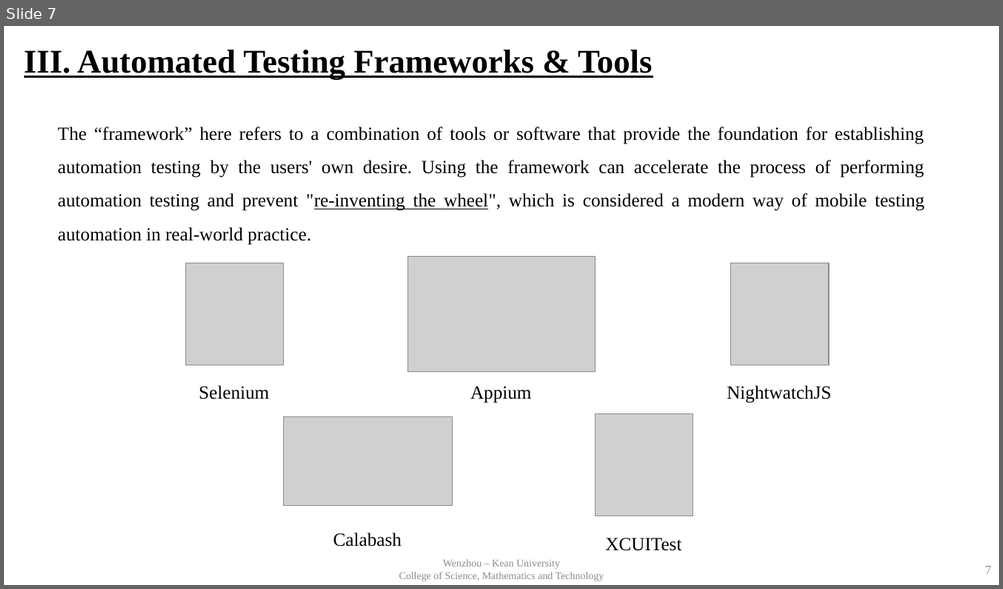
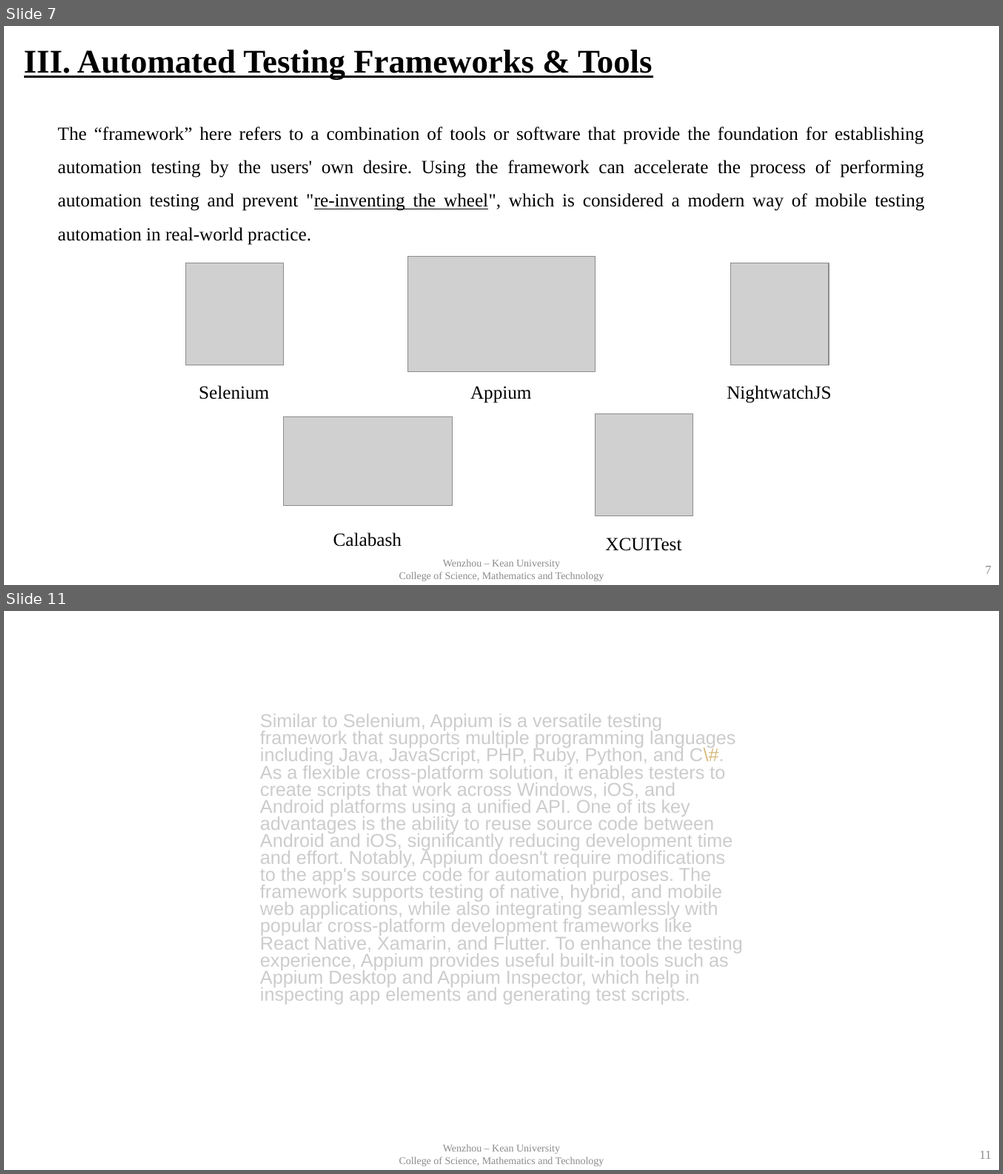
Before and after one commit to baocheng1989/sqa_paper, a slide deck: presentation.pptx. Shown one above the other, each under a label of ours: slide 7 before the commit, slides 7 and 11 after it; the slides between them are not shown. The pictures are 1003x589 and 1003x1174 pixels, drawn with LibreOffice and Linux fonts; fonts in the diff are those of the drawing; grey boxes stand for pictures; background and template pictures are left out. Boxes give left, top, right and bottom in pixels: in the first picture for what was removed or moved away, otherwise in the second. Text is boxed around its words. In the diff, an @@ line names an element or a change of style, - is before the commit and + after.

```diff
--- a/presentation.pptx
+++ b/presentation.pptx
@@ slide 11 added at bbox=[4, 611, 999, 1170], background #FFFFFF @@
@@ text added at bbox=[260, 714, 743, 1005], 18 pt, text #CCCCCC @@
+Similar to Selenium, Appium is a versatile testing framework that supports multiple programming languages including Java, JavaScript, PHP, Ruby, Python, and C\#. As a flexible cross-platform solution, it enables testers to create scripts that work across Windows, iOS, and Android platforms using a unified API. One of its key advantages is the ability to reuse source code between Android and iOS, significantly reducing development time and effort. Notably, Appium doesn't require modifications to the app's source code for automation purposes. The framework supports testing of native, hybrid, and mobile web applications, while also integrating seamlessly with popular cross-platform development frameworks like React Native, Xamarin, and Flutter. To enhance the testing experience, Appium provides useful built-in tools such as Appium Desktop and Appium Inspector, which help in inspecting app elements and generating test scripts.
@@ text added at bbox=[399, 1145, 604, 1167], 10 pt, text #8C8C8C @@
+Wenzhou – Kean University
+College of Science, Mathematics and Technology
@@ page number added at bbox=[979, 1151, 991, 1159], 12 pt, text #8C8C8C @@
+11
```
Also in this commit, not shown: 6 slides changed, 7 other slides added.
